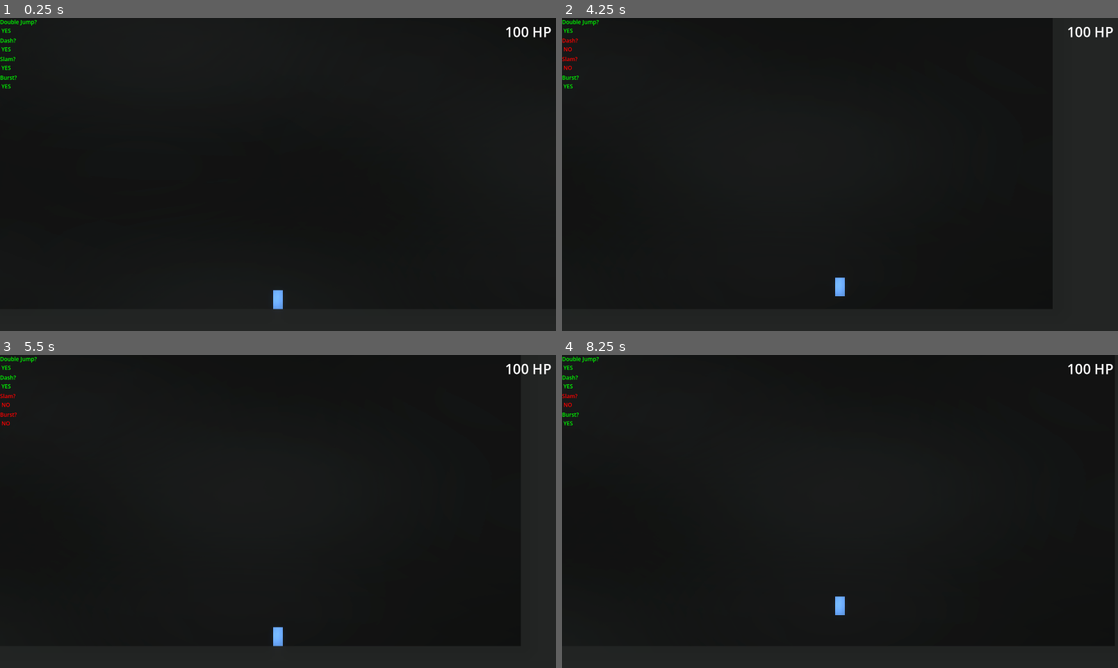
Above: before the commit, frames 1-4 (two rows, left to right).
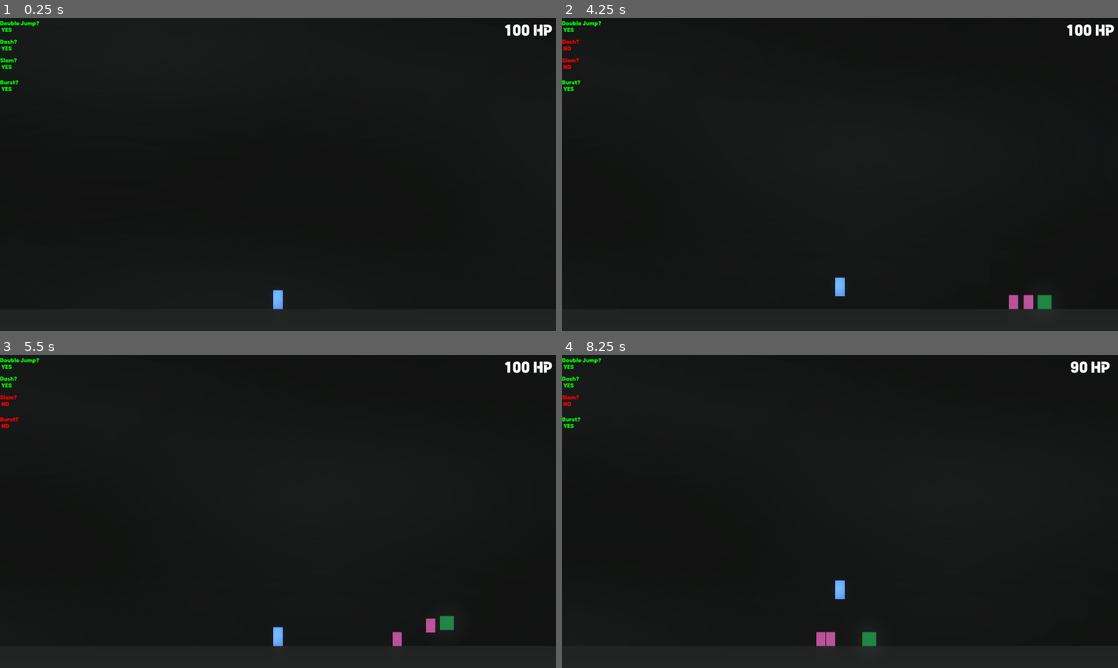
Above: after the commit, the same moments.

Repository: HeroHunterIguess/untitled-wip-game
Game: Godot game, scene res://scenes/worlds/main_world.tscn
The game is run twice, just before and just after one commit, with the same random seed, the same clock (stepped at 60 frames per second) and the same inputs. The engine's default icon, where the game draws it, is replaced by a stand-in: a white triangle on a blue panel in a dark square.
Inputs (mouse positions are in pixels of both pictures, inside the frame that each line leads up to):
- Up to frame 1 (0.25 s): no input
- Up to frame 2 (4.25 s): tap Enter at 0.5, 2 s; move the mouse to (962, 158) at 0.52 s; hold D (right) 0.53-2.03 s; tap Q (burst) at 0.6, 1.55, 2.85 s; tap Space (double jump) at 0.77, 1.25, 1.52, 2.75, 3.02, 3.77 s; tap F (ground_slam) at 0.8, 1.35, 2.3, 3.8 s; move the mouse to (728, 190) at 1.27 s; move the mouse to (895, 105) at 2.02 s; hold A (left) 2.03-2.78 s; tap E (air_freeze) at 2.1 s; move the mouse to (812, 237) at 2.77 s; hold D (right) from 2.78 s (still down); move the mouse to (1006, 221) at 3.52 s; tap Shift (dash) at 3.6 s
- Up to frame 3 (5.5 s): move the mouse to (111, 464) at 4.27 s; release D (right) at 4.28 s; hold A (left) 4.28-5.03 s; right-click (111, 464) at 4.35 s; tap Space (double jump) at 4.52 s; tap Q (burst) at 4.55 s; move the mouse to (305, 511) at 5.02 s; hold D (right) from 5.03 s (still down); tap F (ground_slam) at 5.1 s
- Up to frame 4 (8.25 s): move the mouse to (756, 433) at 5.77 s; release D (right) at 5.78 s; hold A (left) 5.78-7.28 s; click (756, 433) at 5.85 s; tap Space (double jump) at 6.02, 6.77, 7.52 s; tap Q (burst) at 6.05, 6.6, 7.55 s; move the mouse to (962, 495) at 6.52 s; tap F (ground_slam) at 6.8, 7.35 s; move the mouse to (728, 527) at 7.27 s; hold D (right) from 7.28 s (still down); move the mouse to (895, 442) at 8.02 s; tap E (air_freeze) at 8.1 s

The runs differ from the first frame. In frame 1, 0.5% of the frame differs, in the area x 0-100%, y 0-24%; in frame 2, 0.8%; in frame 3, 0.8%; in frame 4, 1.0%, in the area x 0-100%, y 0-94%.

Commit message:
expand map

Diff:
--- a/scenes/attacks/ground_slam.tscn
+++ b/scenes/attacks/ground_slam.tscn
@@ -10,7 +10,7 @@
 [sub_resource type="RectangleShape2D" id="RectangleShape2D_ft8yu"]
 size = Vector2(80, 200)
 
-[node name="Area2D" type="Area2D" unique_id=1249516471]
+[node name="ground_slam" type="Area2D" unique_id=1249516471]
 script = ExtResource("1_3fm40")
 
 [node name="CollisionShape2D" type="CollisionShape2D" parent="." unique_id=1642465214]
--- a/scenes/ui.tscn
+++ b/scenes/ui.tscn
@@ -1,6 +1,7 @@
 [gd_scene format=3 uid="uid://c1ndh4e5hiqgc"]
 
 [ext_resource type="Script" uid="uid://b8xhlyuj2w6u0" path="res://scripts/ui/game_ui.gd" id="1_nt7q6"]
+[ext_resource type="FontFile" uid="uid://cd0unvxelilu6" path="res://fonts/tenada/Tenada.ttf" id="2_x4jx1"]
 
 [node name="UI" type="CanvasLayer" unique_id=337467620]
 script = ExtResource("1_nt7q6")
@@ -8,39 +9,48 @@
 [node name="double_jump_text" type="Label" parent="." unique_id=51548743]
 offset_right = 128.0
 offset_bottom = 64.0
+theme_override_fonts/font = ExtResource("2_x4jx1")
 theme_override_font_sizes/font_size = 19
 text = "Double jump?
 YES"
+vertical_alignment = 1
 
 [node name="dash_text" type="Label" parent="." unique_id=862384000]
 offset_top = 64.0
 offset_right = 128.0
 offset_bottom = 128.0
+theme_override_fonts/font = ExtResource("2_x4jx1")
 theme_override_font_sizes/font_size = 19
 text = "Dash?
 YES"
+vertical_alignment = 1
 
 [node name="slam_text" type="Label" parent="." unique_id=417815571]
 offset_top = 128.0
 offset_right = 128.0
 offset_bottom = 192.0
+theme_override_fonts/font = ExtResource("2_x4jx1")
 theme_override_font_sizes/font_size = 19
 text = "Slam?
 YES"
+vertical_alignment = 1
 
 [node name="burst_text" type="Label" parent="." unique_id=1559196530]
 offset_top = 192.0
 offset_right = 128.0
 offset_bottom = 279.0
+theme_override_fonts/font = ExtResource("2_x4jx1")
 theme_override_font_sizes/font_size = 19
 text = "Burst?
 YES
 "
+vertical_alignment = 1
 
 [node name="health" type="Label" parent="." unique_id=1628544038]
 offset_left = 1728.0
 offset_right = 1920.0
 offset_bottom = 96.0
+theme_override_fonts/font = ExtResource("2_x4jx1")
 theme_override_font_sizes/font_size = 48
 text = "100 HP"
 horizontal_alignment = 1
--- a/scenes/worlds/main_world.tscn
+++ b/scenes/worlds/main_world.tscn
@@ -21,7 +21,7 @@
 volumetric_fog_sky_affect = 0.556
 
 [sub_resource type="RectangleShape2D" id="RectangleShape2D_caik2"]
-size = Vector2(4000, 80)
+size = Vector2(5000, 80)
 
 [sub_resource type="RectangleShape2D" id="RectangleShape2D_w87fn"]
 size = Vector2(32, 1100)
@@ -30,7 +30,7 @@
 size = Vector2(32, 1096)
 
 [sub_resource type="RectangleShape2D" id="RectangleShape2D_aqpkv"]
-size = Vector2(4000, 24)
+size = Vector2(5000, 24)
 
 [node name="main_world" type="Node2D" unique_id=671118606]
 script = ExtResource("1_w87fn")
@@ -42,8 +42,8 @@
 modulate = Color(0.9494527, 0.9494527, 0.9494527, 1)
 self_modulate = Color(0.7849187, 0.7849187, 0.7849187, 1)
 texture_filter = 1
-position = Vector2(2000.0005, 64.00003)
-scale = Vector2(1.5500002, 0.7111111)
+position = Vector2(2507.9998, 64.00003)
+scale = Vector2(1.9468746, 0.7111111)
 texture = ExtResource("5_y1qdg")
 
 [node name="Camera2D" type="Camera2D" parent="." unique_id=1616143219]
@@ -56,7 +56,7 @@
 collision_mask = 3
 
 [node name="CollisionShape2D" type="CollisionShape2D" parent="StaticBody2D" unique_id=922903905]
-position = Vector2(2000, 616)
+position = Vector2(2500, 616)
 shape = SubResource("RectangleShape2D_caik2")
 
 [node name="CollisionShape2D5" type="CollisionShape2D" parent="StaticBody2D" unique_id=1826447023]
@@ -64,22 +64,22 @@
 shape = SubResource("RectangleShape2D_w87fn")
 
 [node name="CollisionShape2D6" type="CollisionShape2D" parent="StaticBody2D" unique_id=2031205457]
-position = Vector2(3984, 100)
+position = Vector2(4984, 80)
 shape = SubResource("RectangleShape2D_y1qdg")
 
 [node name="CollisionShape2D7" type="CollisionShape2D" parent="StaticBody2D" unique_id=910603969]
-position = Vector2(2000, -460)
+position = Vector2(2500, -460)
 shape = SubResource("RectangleShape2D_aqpkv")
 
 [node name="temp textures" type="Node" parent="." unique_id=1490719101]
 
 [node name="player" parent="." unique_id=1754200920 instance=ExtResource("4_hvjhl")]
 modulate = Color(1.0895202, 1.0895202, 1.0895202, 1)
-position = Vector2(2000, 544)
+position = Vector2(2496, 544)
 
 [node name="GroundSquare" type="Sprite2D" parent="." unique_id=230677566]
-position = Vector2(2000.0001, 616)
-scale = Vector2(20, 0.39999983)
+position = Vector2(2500, 616)
+scale = Vector2(25, 0.39999983)
 texture = ExtResource("6_aqpkv")
 
 [node name="GroundSquare2" type="Sprite2D" parent="." unique_id=350834798]
@@ -88,11 +88,11 @@
 texture = ExtResource("6_aqpkv")
 
 [node name="GroundSquare3" type="Sprite2D" parent="." unique_id=1801545244]
-position = Vector2(2000, -464)
-scale = Vector2(20, 0.16000009)
+position = Vector2(2500, -464)
+scale = Vector2(25, 0.16000009)
 texture = ExtResource("6_aqpkv")
 
 [node name="GroundSquare4" type="Sprite2D" parent="." unique_id=1944373048]
-position = Vector2(4440, 87.99999)
-scale = Vector2(4.7200003, 5.6800003)
+position = Vector2(5428, 87.99999)
+scale = Vector2(4.600001, 5.68)
 texture = ExtResource("6_aqpkv")
--- a/scripts/game/game_control.gd
+++ b/scripts/game/game_control.gd
@@ -11,8 +11,8 @@
 
 func set_location(object):
 	var screen_width = get_viewport().size.x
-	var left_location = $player.global_position.x - (screen_width / 2) - 20
-	var right_location = $player.global_position.x + (screen_width / 2) + 20
+	var left_location = $player.global_position.x - screen_width
+	var right_location = $player.global_position.x + screen_width
 
 	# spawn enemy off screen and vary random distance to have minimal overlap bugs
 
--- a/scripts/game/player.gd
+++ b/scripts/game/player.gd
@@ -158,8 +158,8 @@
 	get_parent().get_node("Camera2D").global_position.x = self.global_position.x
 
 	# lock camera at screen edges
-	if (get_viewport().size.x / 2) + self.global_position.x > 4000:
-		get_parent().get_node("Camera2D").global_position.x = 4000 - get_viewport().size.x / 2
+	if (get_viewport().size.x / 2) + self.global_position.x > 5000:
+		get_parent().get_node("Camera2D").global_position.x = 5000 - get_viewport().size.x / 2
 	if self.global_position.x - (get_viewport().size.x / 2) < 0:
 		get_parent().get_node("Camera2D").global_position.x = get_viewport().size.x / 2
 
Binary file added: fonts/tenada/Tenada.ttf
Not shown, added: fonts/tenada/Tenada.ttf.import
Not shown, added: fonts/tenada/readme_tenada_font.pdf
